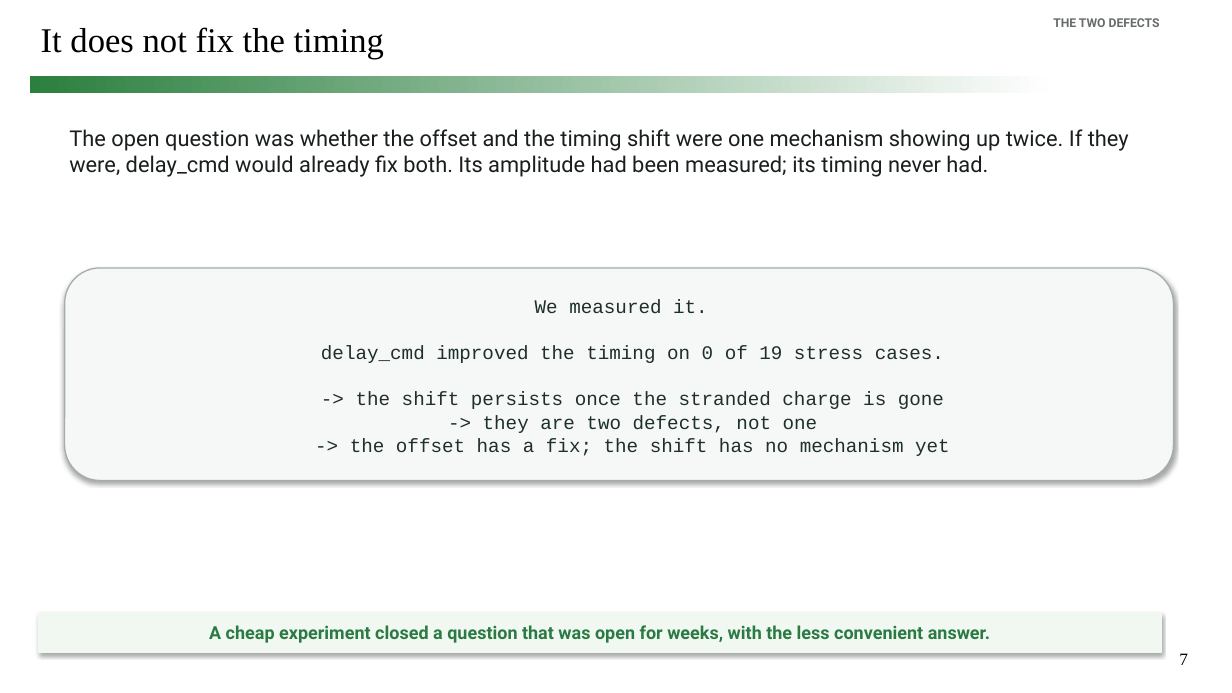
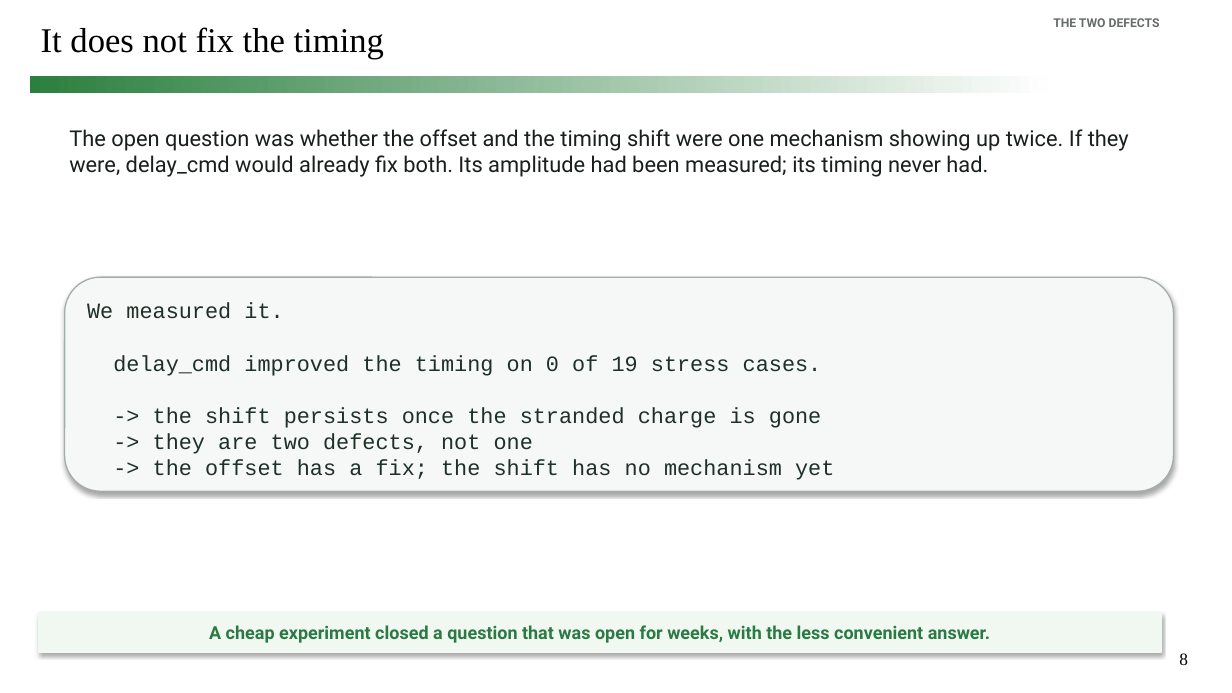
Before and after one commit to simon9721/ibis_comparison, a slide deck: slide 8 of results/meeting_deck_2026-09-04/ibis_pybis_status_2026-09-04.pptx (slide 7 before the commit). Drawn at 1232x693 pixels with LibreOffice and Linux fonts; fonts in the diff are those of the drawing. Boxes give left, top, right and bottom in pixels: in the first picture for what was removed or moved away, otherwise in the second. Text is boxed around its words. In the diff, an @@ line names an element or a change of style, - is before the commit and + after.

```diff
--- a/results/meeting_deck_2026-09-04/ibis_pybis_status_2026-09-04.pptx
+++ b/results/meeting_deck_2026-09-04/ibis_pybis_status_2026-09-04.pptx
@@ rounded rectangle "We measured it.": place and size @@
-rounded rectangle "We measured it." at (65,268,1174,481)
+rounded rectangle "We measured it." at (65,277,1174,492)
@@ rounded rectangle "We measured it." at (65,277,1174,492): vertical alignment middle to top @@
@@ text in rounded rectangle at (87,303,834,480): text changed; size 15 to 17 pt @@
-We measured it.
-delay_cmd improved the timing on 0 of 19 stress cases.
--> the shift persists once the stranded charge is gone
--> they are two defects, not one
--> the offset has a fix; the shift has no mechanism yet
+We measured it.
+delay_cmd improved the timing on 0 of 19 stress cases.
+-> the shift persists once the stranded charge is gone
+-> they are two defects, not one
+-> the offset has a fix; the shift has no mechanism yet
@@ page number at (1179,653,1188,665): text changed @@
-7
+8
```
Also in this commit, not shown: 8 other slides changed, 1 slide added, 13 other files.
